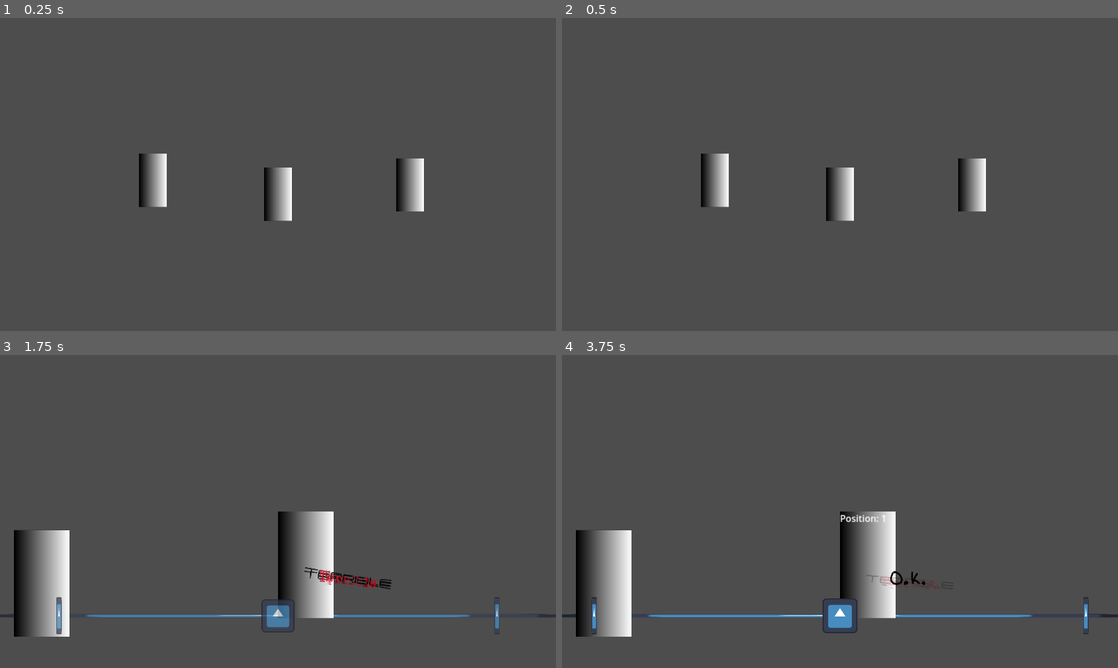
Above: before the commit, frames 1-4 (two rows, left to right).
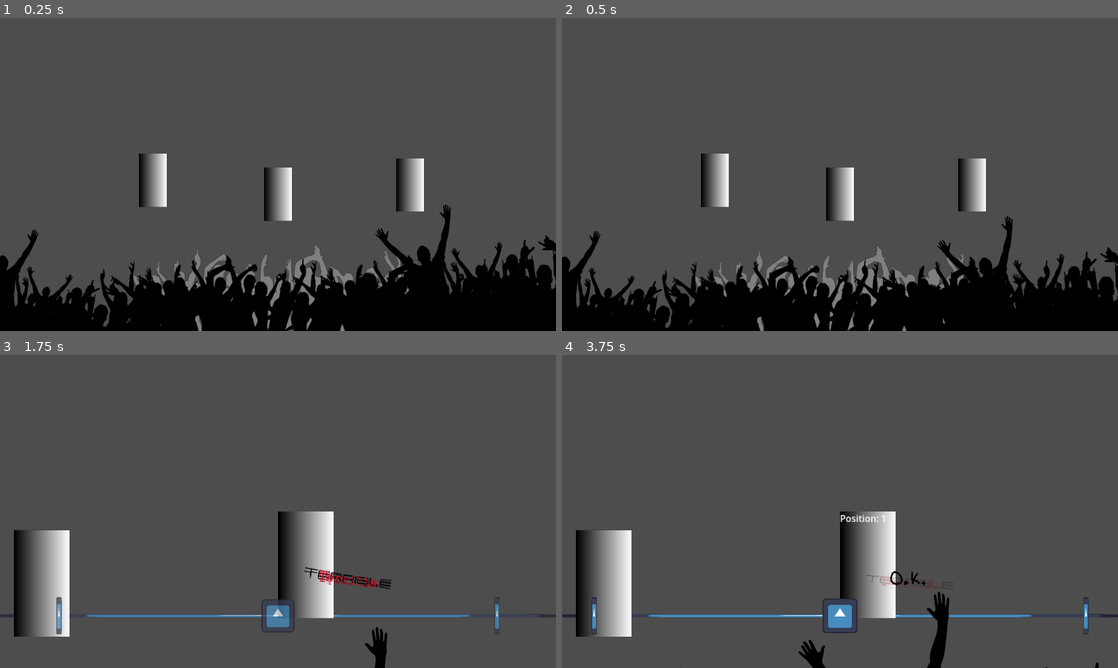
Above: after the commit, the same moments.

Repository: Quarticore/UntitledTomatoGame
Game: Godot game, scene res://scenes/main.tscn
The game is run twice, just before and just after one commit, with the same random seed, the same clock (stepped at 60 frames per second) and the same inputs. The engine's default icon, where the game draws it, is replaced by a stand-in: a white triangle on a blue panel in a dark square. Sound files missing from this copy of the repository are replaced by a short silence.
Inputs (mouse positions are in pixels of both pictures, inside the frame that each line leads up to):
- Up to frame 1 (0.25 s): no input
- Up to frame 2 (0.5 s): no input
- Up to frame 3 (1.75 s): move the mouse to (150, 517) at 0.52 s; hold D (InputRight) 0.53-1.28 s; click (150, 517) at 0.6 s; move the mouse to (555, 592) at 1.27 s; hold A (InputLeft) from 1.28 s (still down); tap S (InputMiddle) at 1.35 s; click (555, 592) at 1.42 s
- Up to frame 4 (3.75 s): move the mouse to (867, 564) at 2.02 s; release A (InputLeft) at 2.03 s; hold D (InputRight) 2.03-3.53 s; click (867, 564) at 2.1 s; move the mouse to (812, 574) at 2.77 s; tap S (InputMiddle) at 2.85 s; click (812, 574) at 2.92 s; move the mouse to (1006, 558) at 3.52 s; hold A (InputLeft) from 3.53 s (still down); click (1006, 558) at 3.6 s

The runs differ from the first frame. In frame 1, 19% of the frame differs, in the area x 0-100%, y 59-100%; in frame 2, 18%; in frame 3, 0.3%; in frame 4, 0.8%.

Commit message:
fix: bouncy crowd

Diff:
--- /dev/null
+++ b/scenes/crowd.tscn
@@ -0,0 +1,155 @@
+[gd_scene load_steps=12 format=3 uid="uid://btk7vlupffffw"]
+
+[ext_resource type="Texture2D" uid="uid://bam41mre2e6dg" path="res://assets/images/crowd1.png" id="1_u04ay"]
+[ext_resource type="Texture2D" uid="uid://dfaem3gkjjvjq" path="res://assets/images/crowd2.png" id="2_r7bau"]
+
+[sub_resource type="Animation" id="Animation_rkjo3"]
+resource_name = "bounce"
+length = 1.5
+loop_mode = 1
+tracks/0/type = "value"
+tracks/0/imported = false
+tracks/0/enabled = true
+tracks/0/path = NodePath(".:position")
+tracks/0/interp = 1
+tracks/0/loop_wrap = true
+tracks/0/keys = {
+"times": PackedFloat32Array(0, 0.0666667, 0.266667, 0.666667, 0.733333, 0.933333),
+"transitions": PackedFloat32Array(1, 1.56917, 1, 1, 1.56917, 1),
+"update": 0,
+"values": [Vector2(1024, 816), Vector2(1024, 780.33), Vector2(1024, 816), Vector2(1024, 816), Vector2(1024, 780.33), Vector2(1024, 816)]
+}
+
+[sub_resource type="Animation" id="Animation_b14qr"]
+length = 0.001
+tracks/0/type = "value"
+tracks/0/imported = false
+tracks/0/enabled = true
+tracks/0/path = NodePath(".:position")
+tracks/0/interp = 1
+tracks/0/loop_wrap = true
+tracks/0/keys = {
+"times": PackedFloat32Array(0),
+"transitions": PackedFloat32Array(1),
+"update": 0,
+"values": [Vector2(1024, 816)]
+}
+
+[sub_resource type="AnimationLibrary" id="AnimationLibrary_8jjy3"]
+_data = {
+"RESET": SubResource("Animation_b14qr"),
+"bounce": SubResource("Animation_rkjo3")
+}
+
+[sub_resource type="Animation" id="Animation_i3xdq"]
+resource_name = "bounce2"
+length = 1.4
+loop_mode = 1
+tracks/0/type = "value"
+tracks/0/imported = false
+tracks/0/enabled = true
+tracks/0/path = NodePath(".:position")
+tracks/0/interp = 1
+tracks/0/loop_wrap = true
+tracks/0/keys = {
+"times": PackedFloat32Array(0, 0.0666667, 0.266667, 0.8, 0.866667, 1.06667),
+"transitions": PackedFloat32Array(1, 1, 1, 1, 1, 1),
+"update": 0,
+"values": [Vector2(200, 968), Vector2(200, 920), Vector2(200, 968), Vector2(200, 968), Vector2(200, 920), Vector2(200, 968)]
+}
+
+[sub_resource type="Animation" id="Animation_rsuh8"]
+length = 0.001
+tracks/0/type = "value"
+tracks/0/imported = false
+tracks/0/enabled = true
+tracks/0/path = NodePath(".:position")
+tracks/0/interp = 1
+tracks/0/loop_wrap = true
+tracks/0/keys = {
+"times": PackedFloat32Array(0),
+"transitions": PackedFloat32Array(1),
+"update": 0,
+"values": [Vector2(200, 968)]
+}
+
+[sub_resource type="AnimationLibrary" id="AnimationLibrary_e8ny8"]
+_data = {
+"RESET": SubResource("Animation_rsuh8"),
+"bounce2": SubResource("Animation_i3xdq")
+}
+
+[sub_resource type="Animation" id="Animation_ut65g"]
+resource_name = "bounce3"
+length = 1.8
+loop_mode = 1
+tracks/0/type = "value"
+tracks/0/imported = false
+tracks/0/enabled = true
+tracks/0/path = NodePath(".:position")
+tracks/0/interp = 1
+tracks/0/loop_wrap = true
+tracks/0/keys = {
+"times": PackedFloat32Array(0, 0.0666667, 0.4, 0.9, 0.966667, 1.3),
+"transitions": PackedFloat32Array(1, 1.46409, 1, 1, 1.46409, 1),
+"update": 0,
+"values": [Vector2(1704, 920), Vector2(1704, 850), Vector2(1704, 920), Vector2(1704, 920), Vector2(1704, 850), Vector2(1704, 920)]
+}
+
+[sub_resource type="Animation" id="Animation_l6rhj"]
+length = 0.001
+tracks/0/type = "value"
+tracks/0/imported = false
+tracks/0/enabled = true
+tracks/0/path = NodePath(".:position")
+tracks/0/interp = 1
+tracks/0/loop_wrap = true
+tracks/0/keys = {
+"times": PackedFloat32Array(0),
+"transitions": PackedFloat32Array(1),
+"update": 0,
+"values": [Vector2(1704, 920)]
+}
+
+[sub_resource type="AnimationLibrary" id="AnimationLibrary_lvw35"]
+_data = {
+"RESET": SubResource("Animation_l6rhj"),
+"bounce3": SubResource("Animation_ut65g")
+}
+
+[node name="Crowd" type="Node2D"]
+
+[node name="Crowd1" type="Sprite2D" parent="."]
+position = Vector2(1024, 816)
+scale = Vector2(1.425, 1.74)
+texture = ExtResource("1_u04ay")
+
+[node name="AnimationPlayer" type="AnimationPlayer" parent="Crowd1"]
+libraries = {
+"": SubResource("AnimationLibrary_8jjy3")
+}
+autoplay = "bounce"
+
+[node name="Crowd2" type="Sprite2D" parent="."]
+position = Vector2(200, 968)
+rotation = 0.242601
+scale = Vector2(0.460547, 0.470188)
+texture = ExtResource("2_r7bau")
+
+[node name="AnimationPlayer" type="AnimationPlayer" parent="Crowd2"]
+libraries = {
+"": SubResource("AnimationLibrary_e8ny8")
+}
+autoplay = "bounce2"
+
+[node name="Crowd3" type="Sprite2D" parent="."]
+position = Vector2(1704, 920)
+rotation = -0.0802851
+scale = Vector2(0.508333, 0.564516)
+texture = ExtResource("2_r7bau")
+
+[node name="AnimationPlayer" type="AnimationPlayer" parent="Crowd3"]
+libraries = {
+"": SubResource("AnimationLibrary_lvw35")
+}
+autoplay = "bounce3"
--- a/scenes/main.tscn
+++ b/scenes/main.tscn
@@ -7,6 +7,7 @@
 [ext_resource type="Script" path="res://assets/scripts/enemy_pattern.gd" id="4_wvsy8"]
 [ext_resource type="PackedScene" uid="uid://d2q3qtuygsylc" path="res://scenes/beat_indicator.tscn" id="4_xrbsb"]
 [ext_resource type="Script" path="res://assets/scripts/gameplay_ui.gd" id="5_03y6y"]
+[ext_resource type="PackedScene" uid="uid://btk7vlupffffw" path="res://scenes/crowd.tscn" id="6_8qqgb"]
 
 [sub_resource type="Resource" id="Resource_yb7fm"]
 script = ExtResource("4_wvsy8")
@@ -114,6 +115,8 @@
 
 [node name="AudioManager" parent="GameContainer/GameViewport" instance=ExtResource("3_m7yqh")]
 
+[node name="Crowd" parent="GameContainer/GameViewport" instance=ExtResource("6_8qqgb")]
+
 [node name="GameplayUI" type="Node2D" parent="."]
 modulate = Color(1, 1, 1, 0)
 script = ExtResource("5_03y6y")
Binary file added: assets/images/crowd1.png
Not shown, added: assets/images/crowd1.png.import
Binary file added: assets/images/crowd2.png
Not shown, added: assets/images/crowd2.png.import
Not shown: 1 places in scenes/main.tscn that only renumber resources
